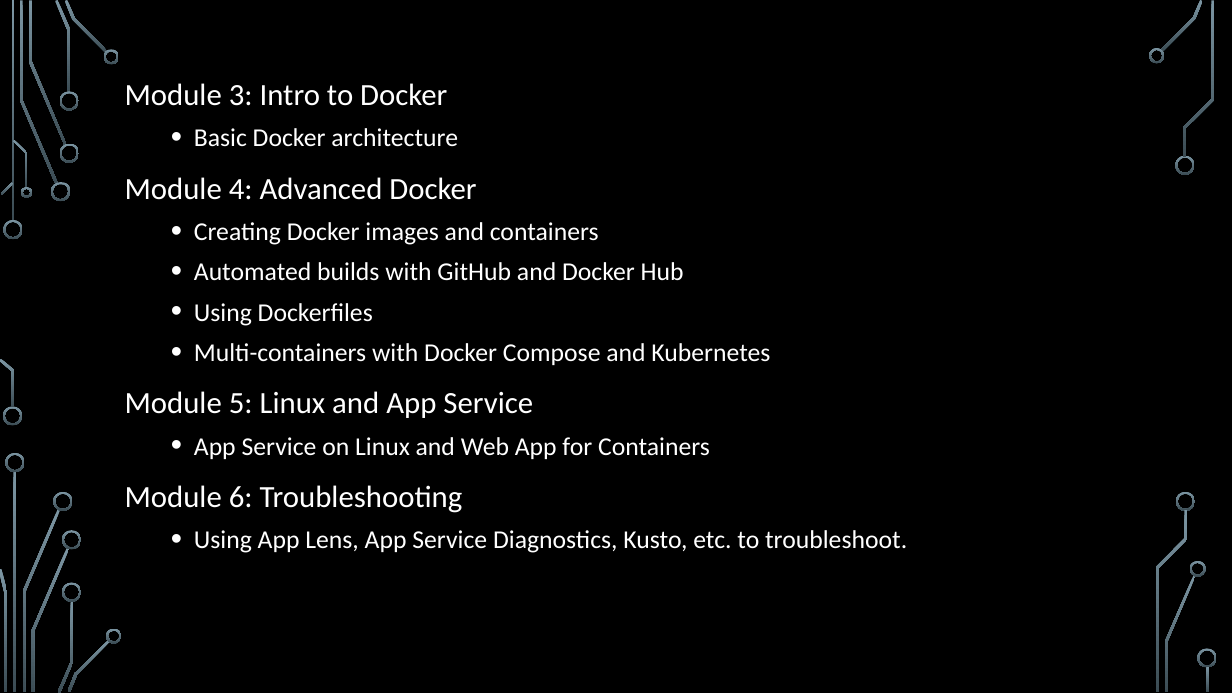
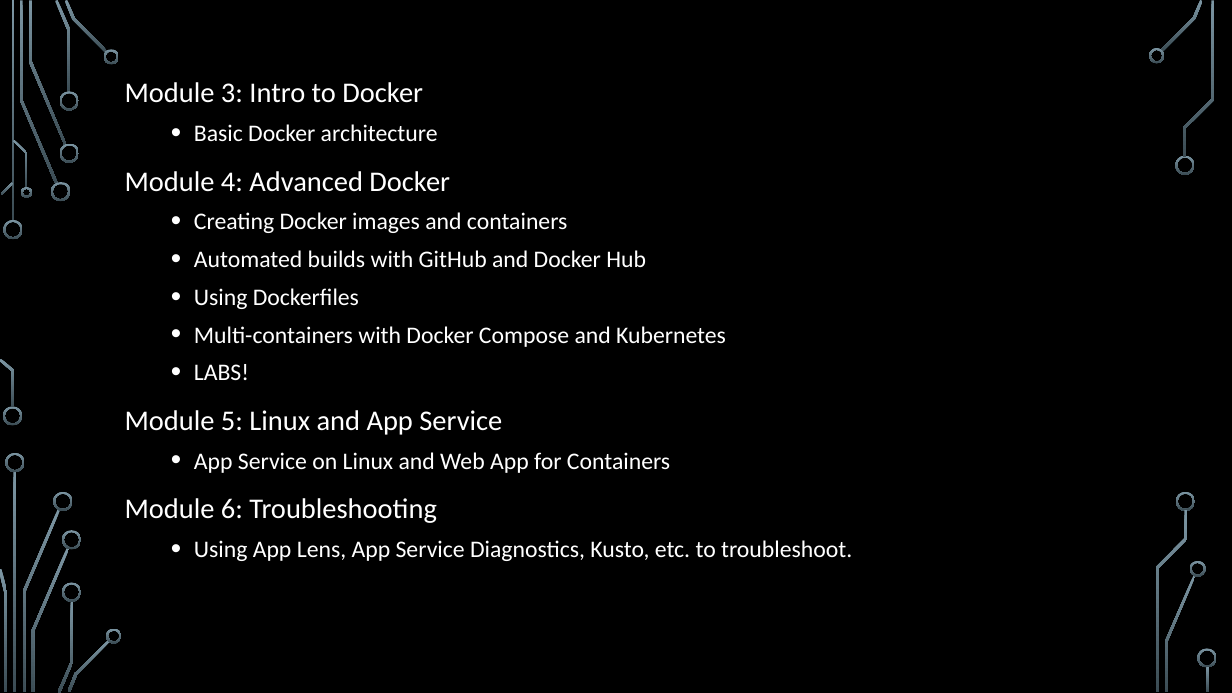
Before and after one commit to jamesche75/Linux-Boot-Camp, a slide deck: slide 3 of Modules/Module 0 - Course Intro/Module 0 - Intro.pptx. Drawn at 1232x693 pixels with LibreOffice and Linux fonts; fonts in the diff are those of the drawing; background and template pictures are left out. Boxes give left, top, right and bottom in pixels: in the first picture for what was removed or moved away, otherwise in the second. Text is boxed around its words. In the diff, an @@ line names an element or a change of style, - is before the commit and + after.

```diff
--- a/Modules/Module 0 - Course Intro/Module 0 - Intro.pptx
+++ b/Modules/Module 0 - Course Intro/Module 0 - Intro.pptx
@@ text at box(125, 82, 852, 561): size 24 to 22.2 pt in "Module 3: Intro to Docker", "Module 4: Advanced Docker", "Module 5: Linux and App Service", "Module 6: Troubleshooting"; size 20 to 18.5 pt in "Basic Docker architecture", "Creating Docker images and containers", "Automated builds with GitHub and Docker Hub", "Using Dockerfiles" and 3 more places @@
@@ text at box(194, 364, 249, 380): paragraph added @@
+  • LABS!
```
Also in this commit, not shown: 1 other slide changed, 4 other files.
